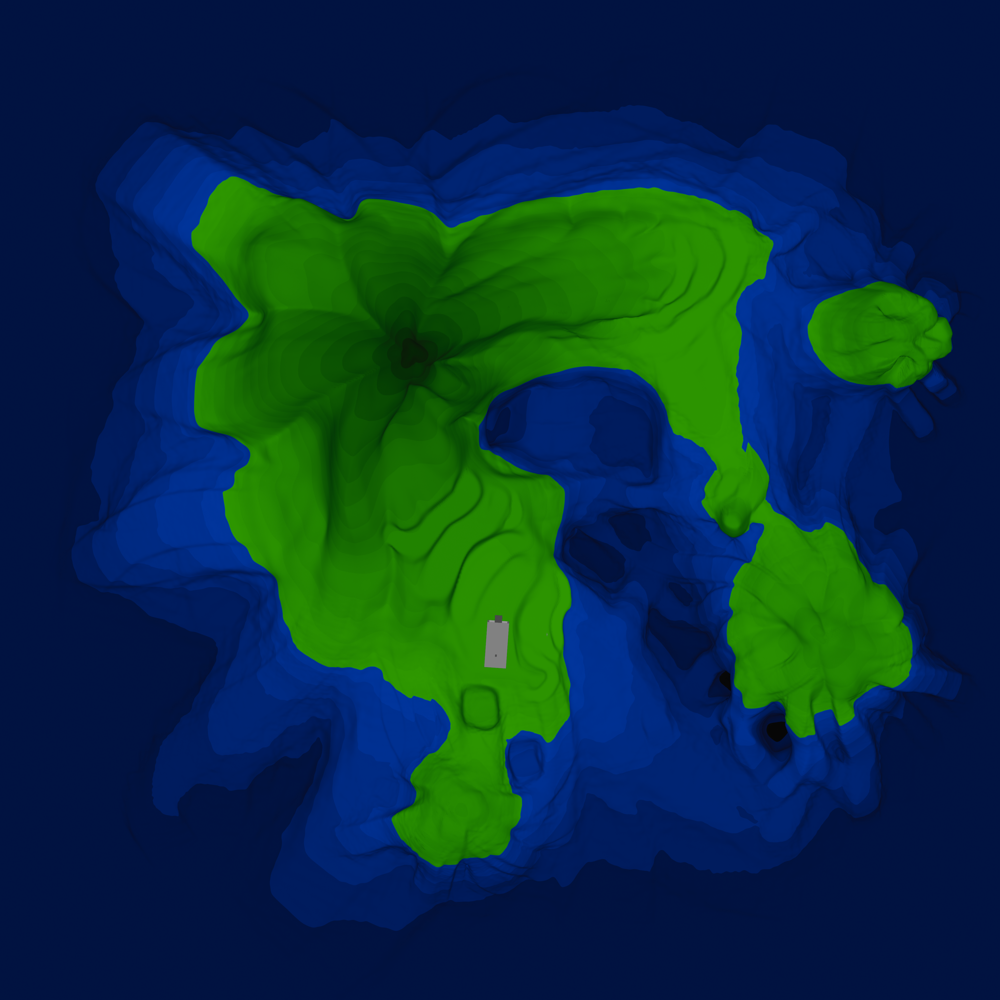
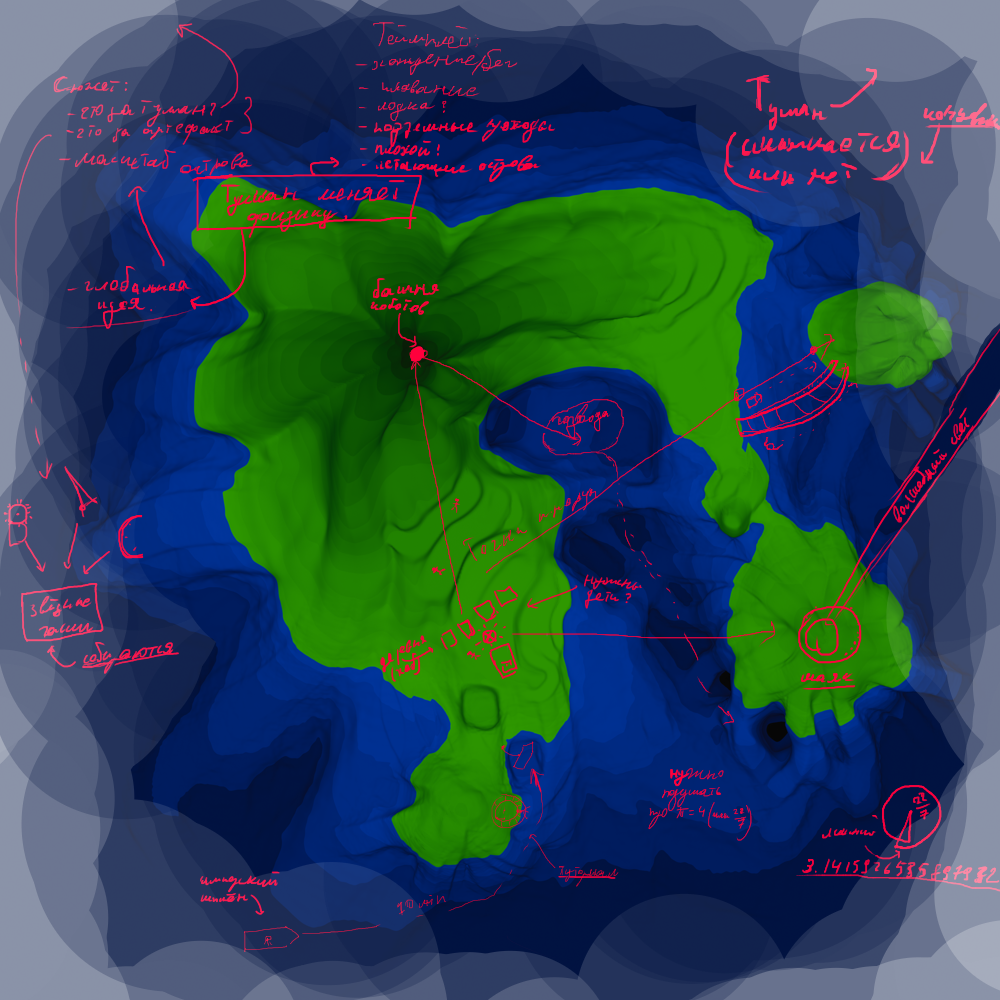
Before/after of a 1000×1000 layered artwork. What changed in the layer stack:
added layer "Paint Layer 2" above "Paint Layer 1" over [0, 0, 1000, 1000]
added layer "Paint Layer 1" above "Background" over [0, 0, 1000, 960]
